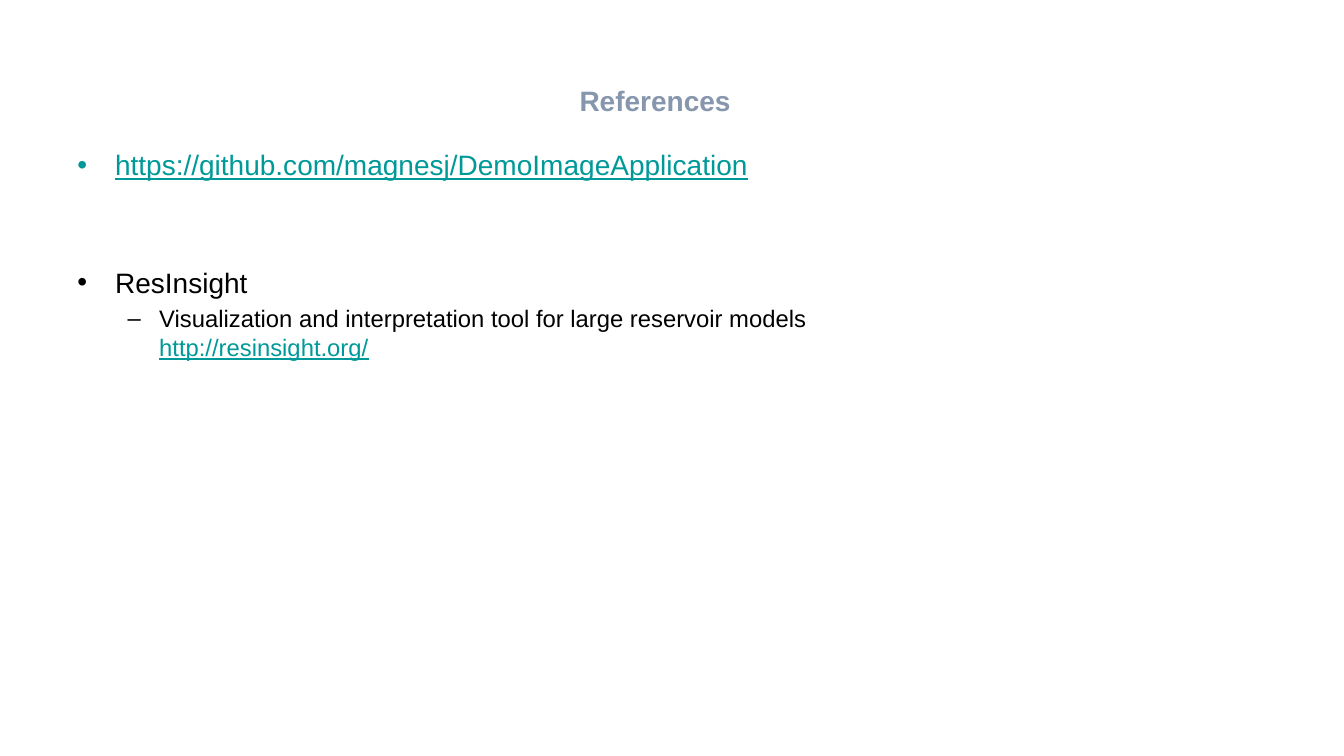
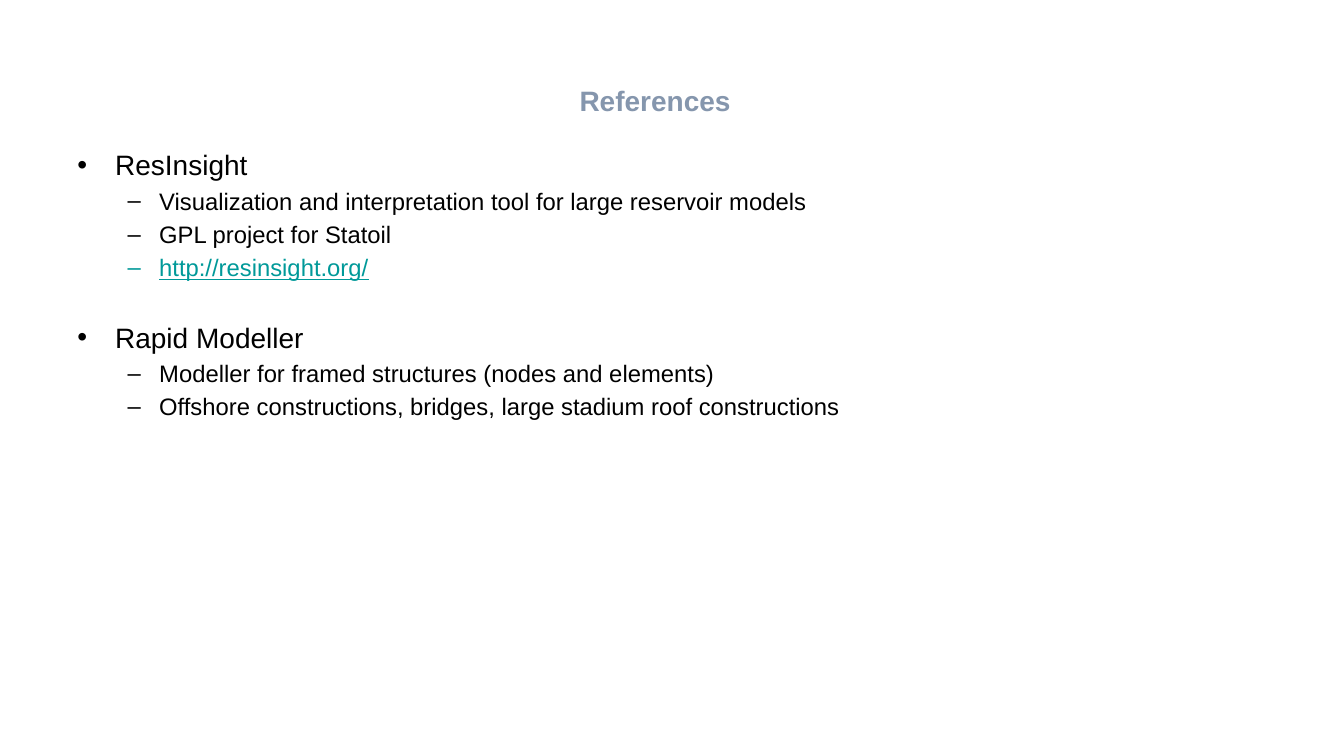
Before and after one commit to magnesj/DemoImageApplication, a slide deck: slide 9 of Presentation/Efficient application development using Qt.pptx. Drawn at 1344x756 pixels with LibreOffice and Linux fonts; fonts in the diff are those of the drawing; background and template pictures are left out. Boxes give left, top, right and bottom in pixels: in the first picture for what was removed or moved away, otherwise in the second. Text is boxed around its words. In the diff, an @@ line names an element or a change of style, - is before the commit and + after.

Commit message:
Minor updates

```diff
--- a/Presentation/Efficient application development using Qt.pptx
+++ b/Presentation/Efficient application development using Qt.pptx
@@ text at [115, 154, 747, 180]: paragraph removed @@
-• https://github.com/magnesj/DemoImageApplication
@@ text at [115, 192, 839, 420]: text changed @@
-  – Visualization and interpretation tool for large reservoir models
-    http://resinsight.org/
+  – Visualization and interpretation tool for large reservoir models
+  – GPL project for Statoil
+  – http://resinsight.org/
+• Rapid Modeller
+  – Modeller for framed structures (nodes and elements)
+  – Offshore constructions, bridges, large stadium roof constructions
```
Also in this commit, not shown: 3 other slides changed, 1 slide added.
